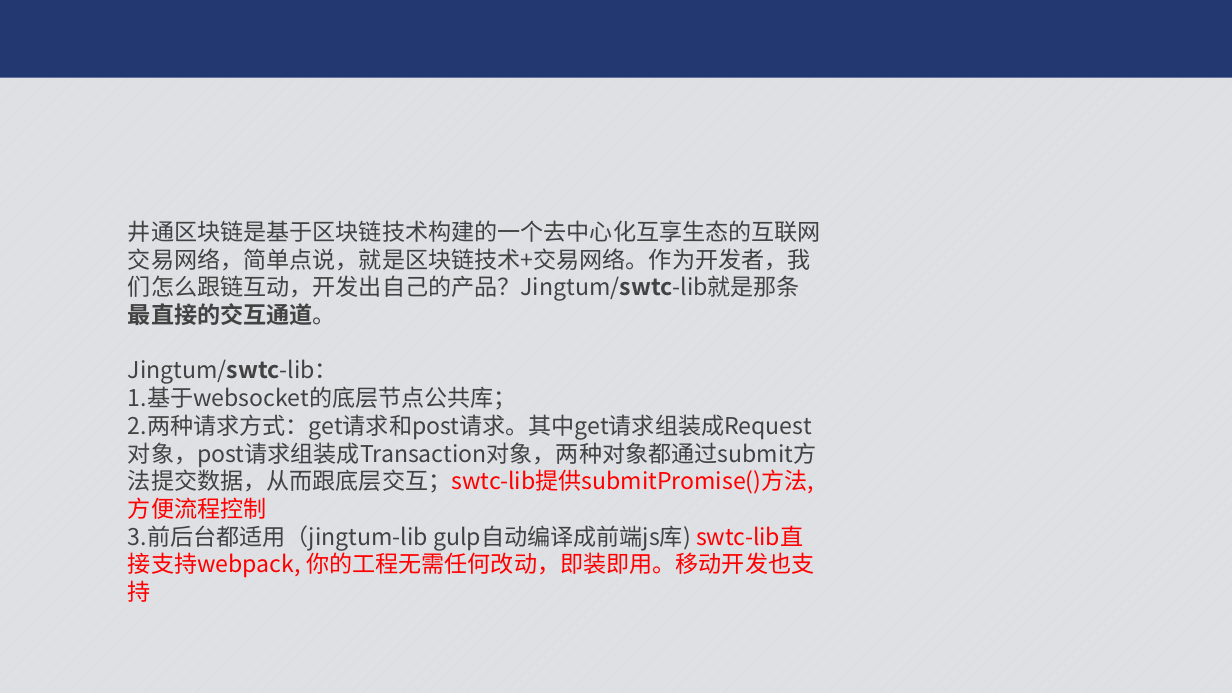
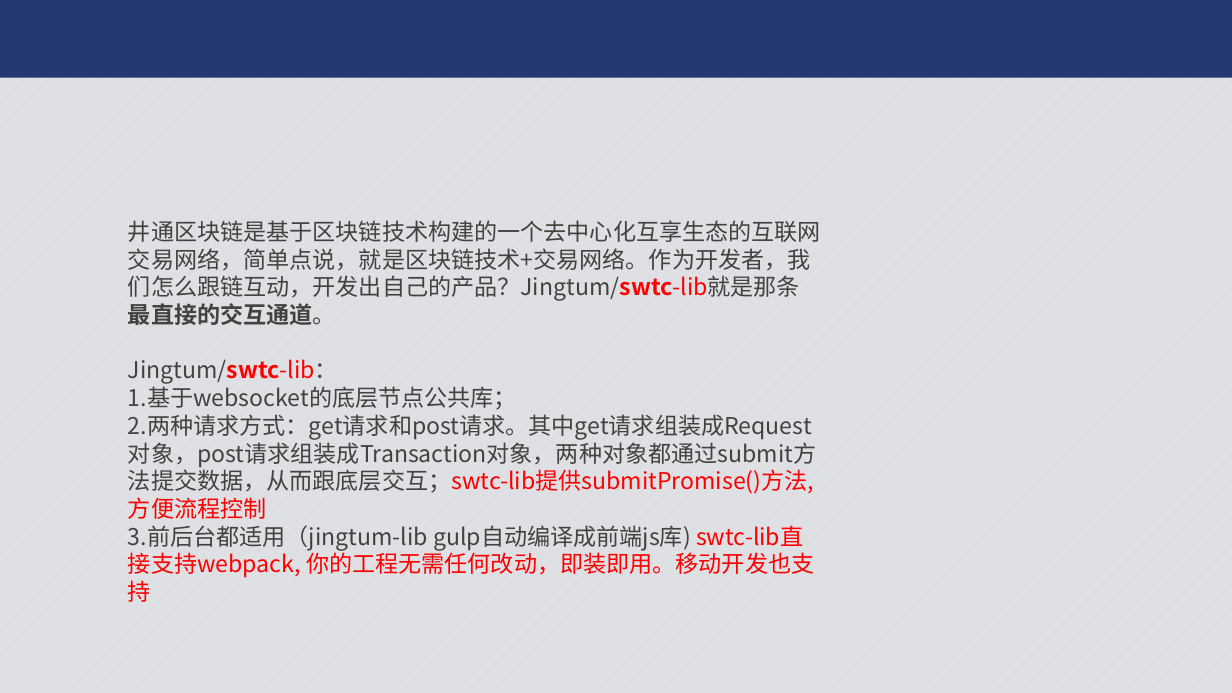
Before and after one commit to JCCDex/jingtum_doc, a slide deck: slide 4 of pfp14-swtclib.pptx. Drawn at 1232x693 pixels with LibreOffice and Linux fonts; fonts in the diff are those of the drawing; background and template pictures are left out. Boxes give left, top, right and bottom in pixels: in the first picture for what was removed or moved away, otherwise in the second. Text is boxed around its words. In the diff, an @@ line names an element or a change of style, - is before the commit and + after.

```diff
--- a/pfp14-swtclib.pptx
+++ b/pfp14-swtclib.pptx
@@ text at (128, 220, 821, 384): text colour #424242 to #FF0000 in "井通区块链是基于区块链技术构建的一个去中心化互享生态的互联网交易网络，简单点说，就是区块链技术+交易网络。作为开发者，我 ...", "Jingtum/swtc-lib：" @@
```
Also in this commit, not shown: 2 other slides changed, 1 other file.
